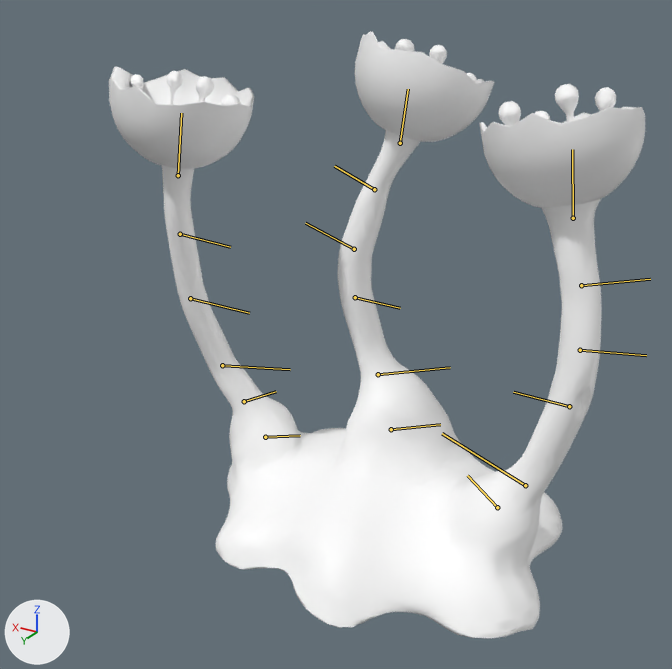
Renders of the FBX model Assets/_Own/Objects/Plants/Plant_01/Plant_01_Anim.fbx from each side of a commit.
The view is the same before and after, from a 50 mm lens placed at (-0.888, 1.743, 1.272), pointed at (0.108, 0.083, 0.442). The axes (+X, +Y, +Z) are drawn at lower left. The lights are the same throughout. Both versions are drawn at frame 823 of the action 'Take 001'; the numbers are the values there. The bones that bend it are drawn over the model as lines.

Names of what the first picture shows: 'Plant_1'.
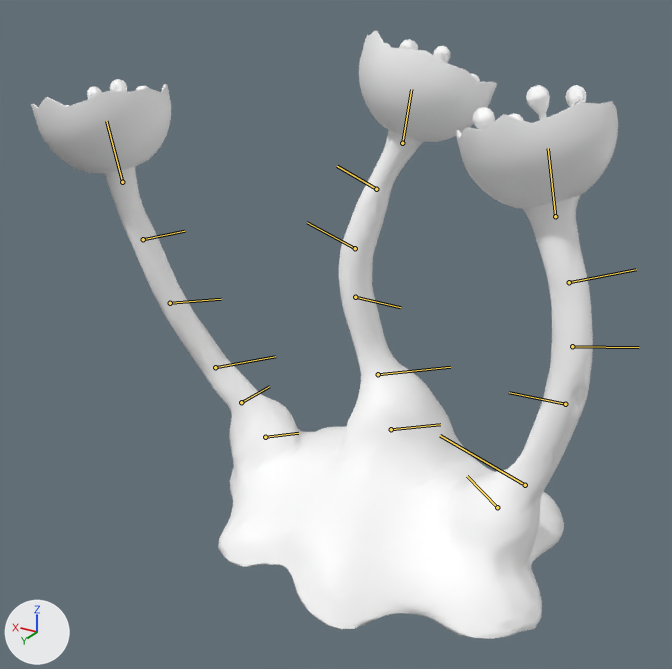
Location of each change, [x1, y1, x2, y2] in pixels of the pictures (672 x 669 px):
'Plant_1', posed (9% wider): before [109, 31, 645, 638]; after [31, 31, 618, 639]
bone 'joint1', root to tip: before (265, 437) to (300, 435); after (265, 437) to (298, 433)
bone 'joint2', root to tip: before (244, 401) to (276, 391); after (241, 402) to (269, 386)
bone 'joint3', root to tip: before (222, 365) to (290, 369); after (215, 367) to (275, 356)
bone 'joint4', root to tip: before (190, 298) to (249, 313); after (170, 303) to (221, 299)
bone 'joint5', root to tip: before (180, 234) to (230, 247); after (143, 239) to (184, 231)
bone 'joint13', root to tip: before (497, 507) to (467, 475); after (497, 507) to (467, 476)
bone 'joint14', root to tip: before (525, 485) to (442, 433); after (525, 485) to (440, 435)
bone 'joint15', root to tip: before (569, 406) to (513, 392); after (565, 404) to (509, 392)
bone 'joint16', root to tip: before (580, 350) to (646, 355); after (572, 346) to (639, 347)
bone 'joint17', root to tip: before (581, 285) to (650, 279); after (569, 282) to (636, 269)

The change, as a diff of the scene's bpy script:
```diff
--- a/Assets/_Own/Objects/Plants/Plant_01/Plant_01_Anim.fbx.py
+++ b/Assets/_Own/Objects/Plants/Plant_01/Plant_01_Anim.fbx.py
@@ bone_joint1 @@
 bone_joint1 = bpy.data.objects['Armature'].pose.bones['joint1']
-bone_joint1.rotation_quaternion = (1.0, 0.003, 0.0, 0.015)  # degrees (0, 0, 2)
+bone_joint1.rotation_quaternion = (1.0, -0.004, 0.001, -0.022)  # degrees (0, 0, -3)
@@ bone_joint2 @@
 bone_joint2 = bpy.data.objects['Armature'].pose.bones['joint2']  # child of 'joint1'
-bone_joint2.rotation_quaternion = (1.0, 0.003, 0.001, 0.014)  # degrees (0, 0, 2)
+bone_joint2.rotation_quaternion = (1.0, -0.005, 0.0, -0.022)  # degrees (-1, 0, -2)
@@ bone_joint3 @@
 bone_joint3 = bpy.data.objects['Armature'].pose.bones['joint3']  # child of 'joint2'
-bone_joint3.rotation_quaternion = (1.0, 0.004, 0.001, 0.013)  # degrees (0, 0, 2)
+bone_joint3.rotation_quaternion = (1.0, -0.006, -0.001, -0.02)  # degrees (-1, 0, -2)
@@ bone_joint4 @@
 bone_joint4 = bpy.data.objects['Armature'].pose.bones['joint4']  # child of 'joint3'
-bone_joint4.rotation_quaternion = (1.0, 0.003, 0.002, 0.016)  # degrees (0, 0, 2)
+bone_joint4.rotation_quaternion = (1.0, -0.004, -0.002, -0.025)  # degrees (0, 0, -3)
@@ bone_joint5 @@
 bone_joint5 = bpy.data.objects['Armature'].pose.bones['joint5']  # child of 'joint4'
-bone_joint5.rotation_quaternion = (1.0, 0.001, 0.001, 0.016)  # degrees (0, 0, 2)
+bone_joint5.rotation_quaternion = (1.0, -0.002, 0.0, -0.024)  # degrees (0, 0, -3)
@@ bone_joint13 @@
 bone_joint13 = bpy.data.objects['Armature'].pose.bones['joint13']
-bone_joint13.rotation_quaternion = (1.0, 0.0, 0.0, 0.011)  # degrees (0, 0, 1)
+bone_joint13.rotation_quaternion = (1.0, 0.0, 0.0, 0.021)  # degrees (0, 0, 2)
@@ bone_joint14 @@
 bone_joint14 = bpy.data.objects['Armature'].pose.bones['joint14']  # child of 'joint13'
-bone_joint14.rotation_quaternion = (1.0, 0.001, 0.0, 0.011)  # degrees (0, 0, 1)
+bone_joint14.rotation_quaternion = (1.0, 0.002, 0.0, 0.02)  # degrees (0, 0, 2)
@@ bone_joint15 @@
 bone_joint15 = bpy.data.objects['Armature'].pose.bones['joint15']  # child of 'joint14'
-bone_joint15.rotation_quaternion = (1.0, 0.002, 0.0, 0.011)  # degrees (0, 0, 1)
+bone_joint15.rotation_quaternion = (1.0, 0.004, 0.001, 0.02)  # degrees (0, 0, 2)
@@ bone_joint16 @@
 bone_joint16 = bpy.data.objects['Armature'].pose.bones['joint16']  # child of 'joint15'
-bone_joint16.rotation_quaternion = (1.0, 0.002, 0.0, -0.011)  # degrees (0, 0, -1)
+bone_joint16.rotation_quaternion = (1.0, 0.003, -0.001, -0.02)  # degrees (0, 0, -2)
@@ bone_joint17 @@
 bone_joint17 = bpy.data.objects['Armature'].pose.bones['joint17']  # child of 'joint16'
-bone_joint17.rotation_quaternion = (1.0, 0.002, -0.001, -0.011)  # degrees (0, 0, -1)
+bone_joint17.rotation_quaternion = (1.0, 0.003, -0.002, -0.02)  # degrees (0, 0, -2)
```
